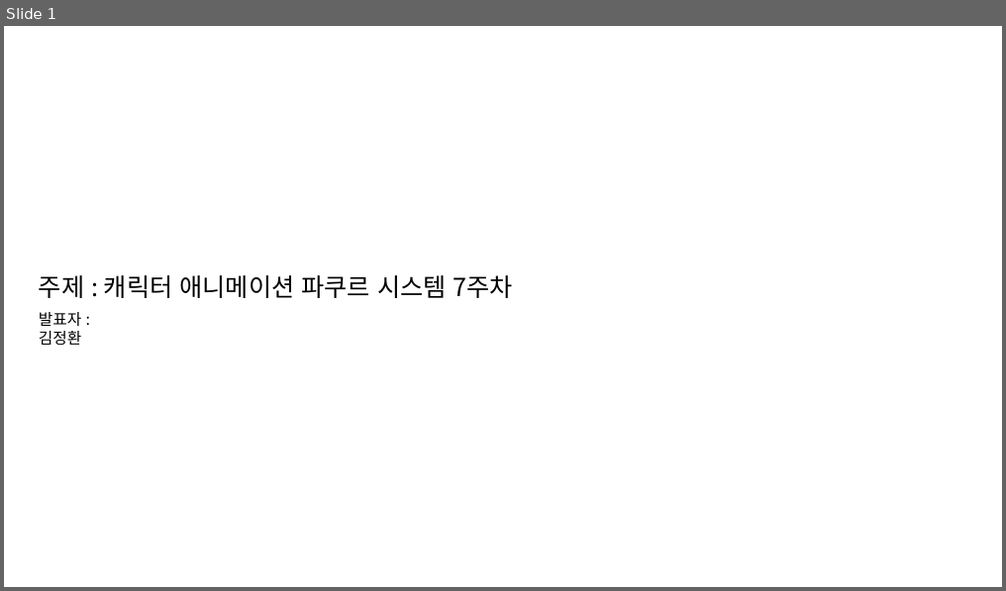
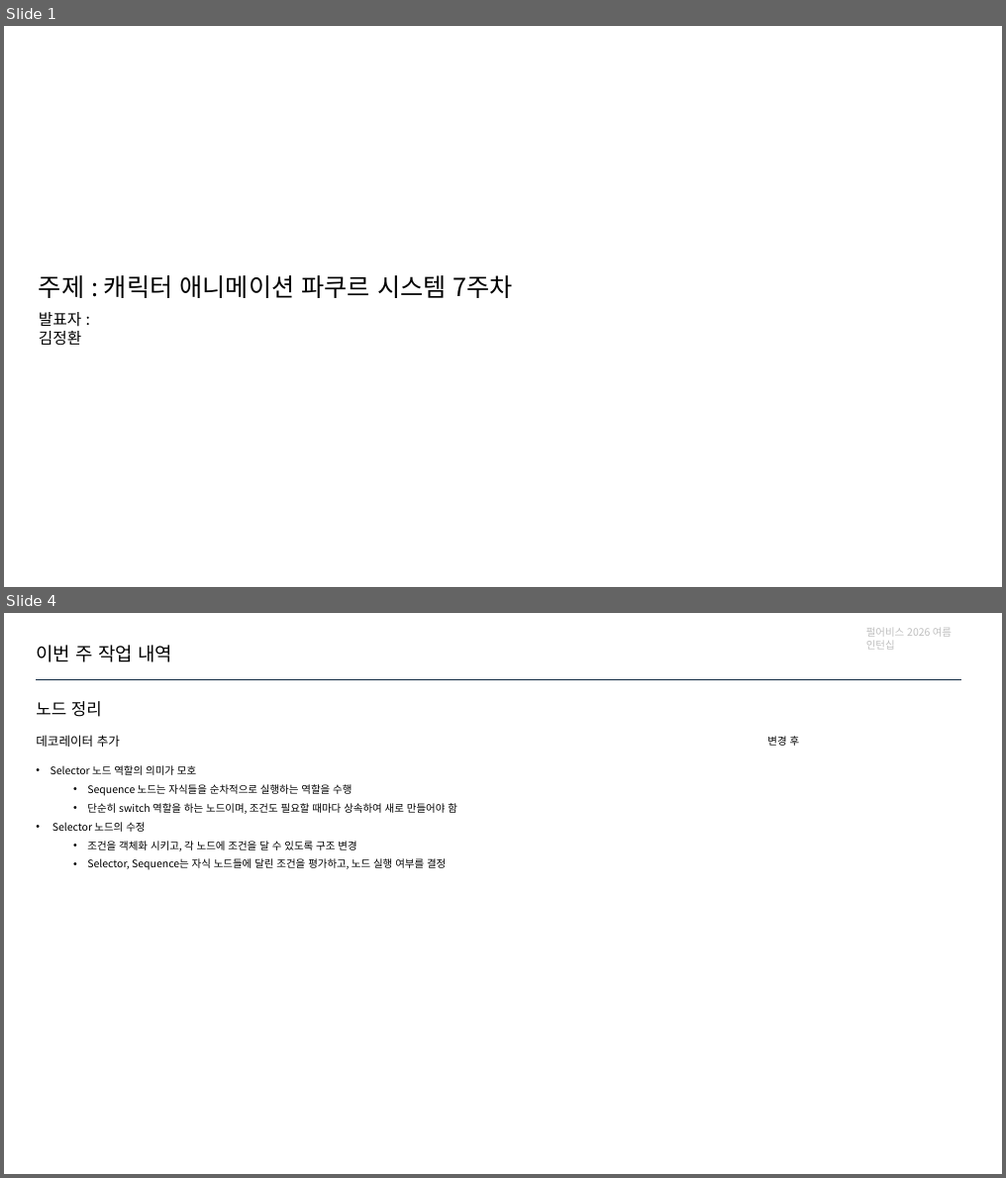
Before and after one commit to jhk0701/PA26-Character-Animation-Parkour, a slide deck: PPT/week7.pptx. Shown one above the other, each under a label of ours: slide 1 before the commit, slides 1 and 4 after it; the slides between them are not shown. The pictures are 1006x591 and 1006x1178 pixels, drawn with LibreOffice and Linux fonts; fonts in the diff are those of the drawing. Boxes give left, top, right and bottom in pixels: in the first picture for what was removed or moved away, otherwise in the second. Text is boxed around its words. In the diff, an @@ line names an element or a change of style, - is before the commit and + after.

Commit message:
Update: using input 탐지 노드 상속 수정

```diff
--- a/PPT/week7.pptx
+++ b/PPT/week7.pptx
@@ slide 4 added at <box>4,613,1002,1174</box>, background #FFFFFF @@
@@ text added at <box>866,628,951,650</box>, 10 pt, text #BFBFBF @@
+펄어비스 2026 여름 인턴십
@@ text added at <box>36,645,172,663</box>, 18 pt, text #000000 @@
+이번 주 작업 내역
@@ text added at <box>36,701,102,717</box>, 16 pt, text #000000 @@
+노드 정리
@@ line added from (36, 680) to (961, 680), #0E2841 1.5 pt @@
@@ text added at <box>36,735,120,747</box>, 12 pt, text #000000 @@
+데코레이터 추가
@@ text added at <box>767,736,800,746</box>, 10 pt, text #000000 @@
+변경 후
@@ text added at <box>51,765,457,870</box>, 10 pt, text #000000 @@
+• Selector 노드 역할의 의미가 모호
+  • Sequence 노드는 자식들을 순차적으로 실행하는 역할을 수행
+  • 단순히 switch 역할을 하는 노드이며, 조건도 필요할 때마다 상속하여 새로 만들어야 함
+• Selector 노드의 수정
+  • 조건을 객체화 시키고, 각 노드에 조건을 달 수 있도록 구조 변경
+  • Selector, Sequence는 자식 노드들에 달린 조건을 평가하고, 노드 실행 여부를 결정
```
Also in this commit, not shown: 7 slides changed, 2 other slides added, 8 other files.
